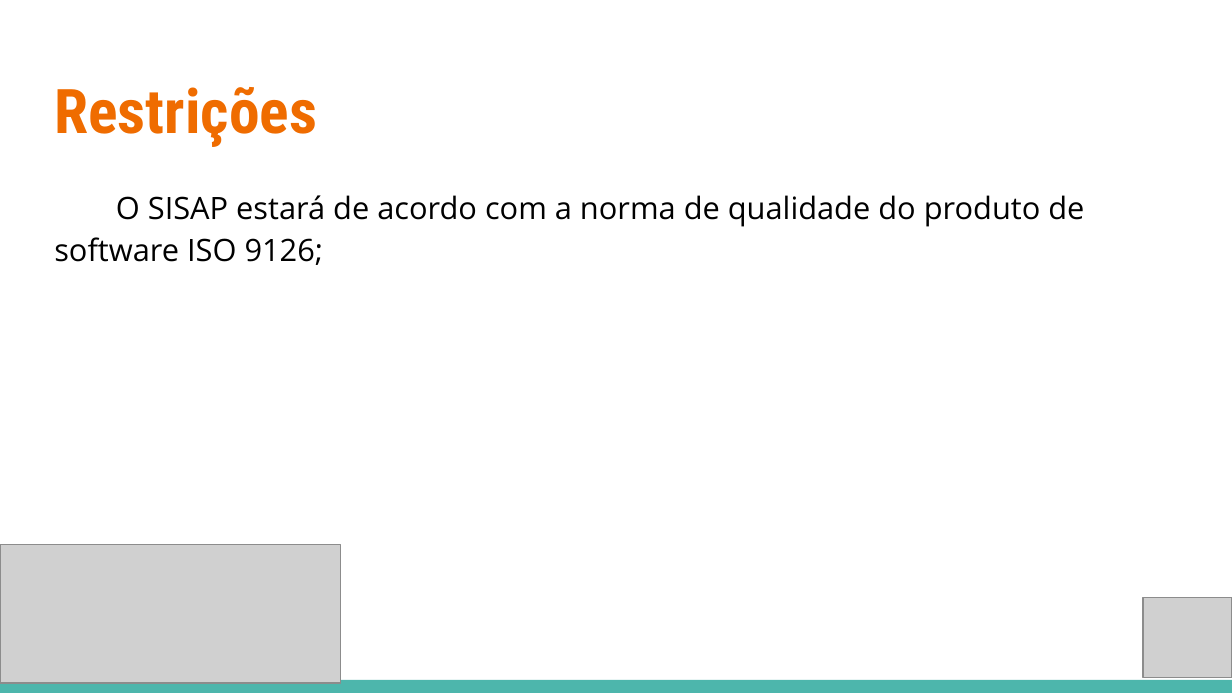
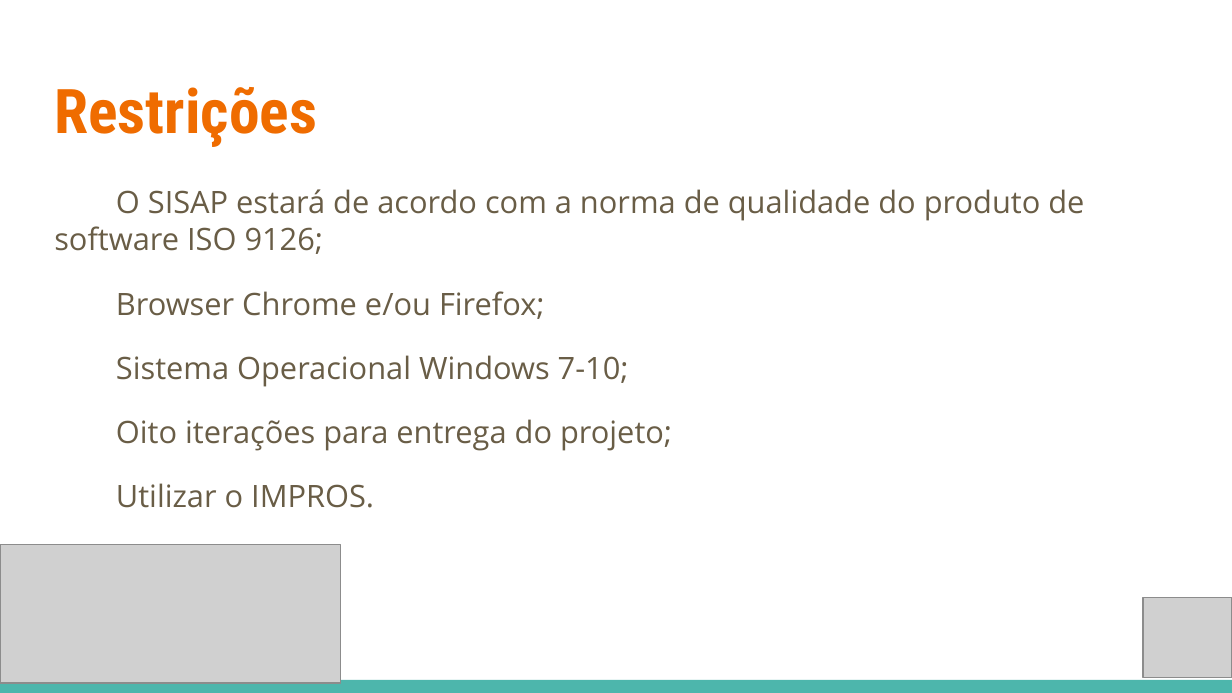
Before and after one commit to deividazevedo2/Projeto-SISAP, a slide deck: slide 10 of SISAP/000-GERENCIA_DE_PROJETO/PPJ-PLANO_DE_PROJETO - SISAP.pptx. Drawn at 1232x693 pixels with LibreOffice and Linux fonts; fonts in the diff are those of the drawing; grey boxes stand for pictures. Boxes give left, top, right and bottom in pixels: in the first picture for what was removed or moved away, otherwise in the second. Text is boxed around its words. In the diff, an @@ line names an element or a change of style, - is before the commit and + after.

Commit message:
Atualizacao do Plano de Projeto

```diff
--- a/SISAP/000-GERENCIA_DE_PROJETO/PPJ-PLANO_DE_PROJETO - SISAP.pptx
+++ b/SISAP/000-GERENCIA_DE_PROJETO/PPJ-PLANO_DE_PROJETO - SISAP.pptx
@@ text at bbox=[54, 189, 1084, 254]: text colour #000000 to #695D46 in "O SISAP estará de acordo com a ..."; line spacing 1.15 to 1 @@
@@ text at bbox=[116, 291, 672, 508]: paragraphs added @@
+Browser Chrome e/ou Firefox;
+Sistema Operacional Windows 7-10;
+Oito iterações para entrega do projeto;
+Utilizar o IMPROS.
```
Also in this commit, not shown: 7 other slides changed.
